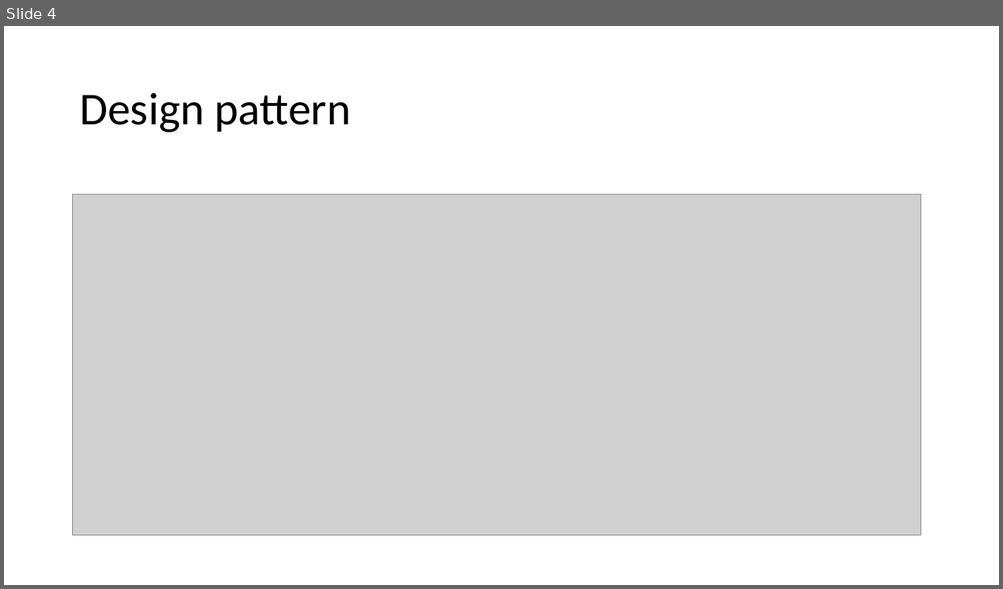
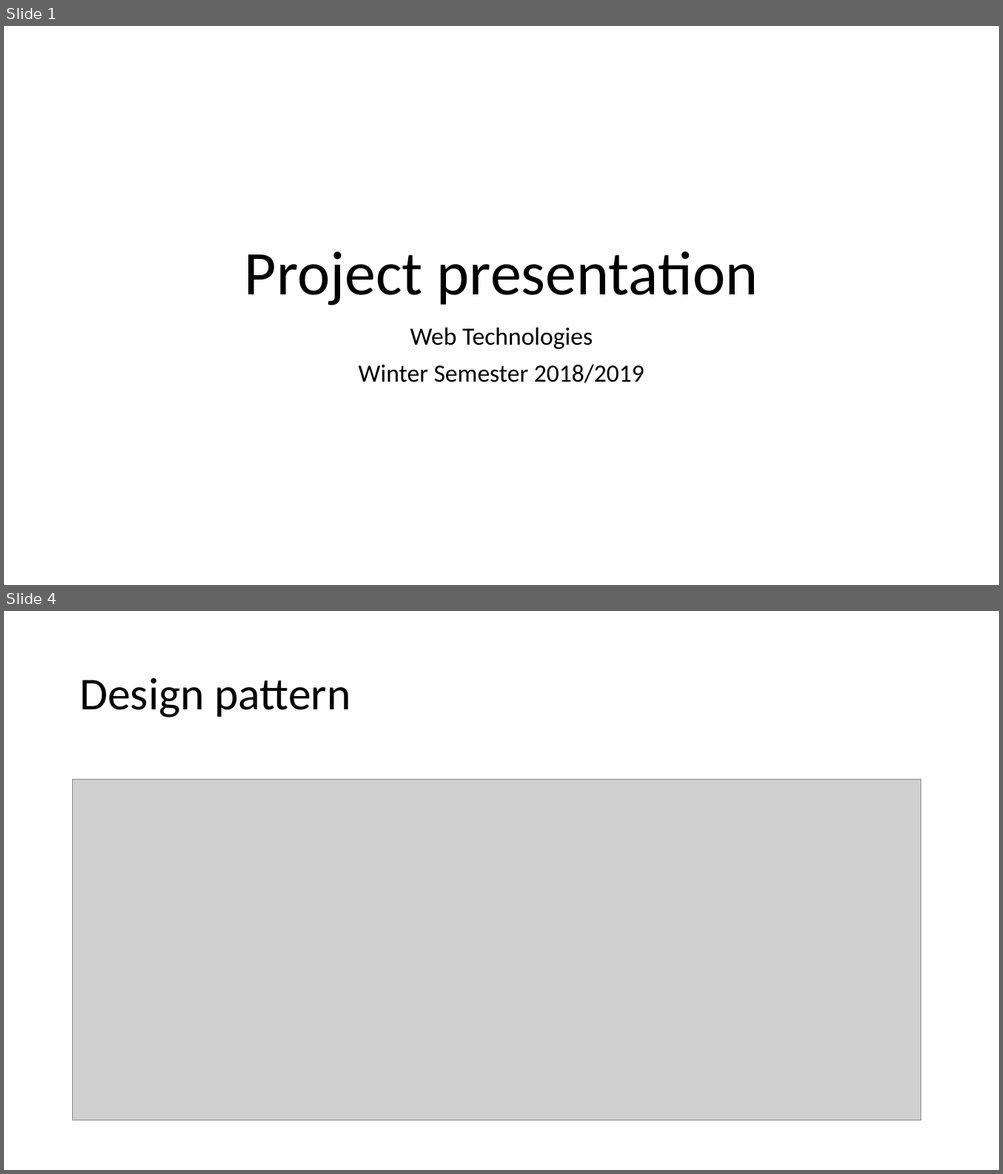
Before and after one commit to BenjHawk/drumBot, a slide deck: Projektpräsentation.pptx. Shown one above the other, each under a label of ours: slide 4 before the commit, slides 1 and 4 after it; the slides between them are not shown. The pictures are 1003x589 and 1003x1174 pixels, drawn with LibreOffice and Linux fonts; fonts in the diff are those of the drawing; grey boxes stand for pictures. Boxes give left, top, right and bottom in pixels: in the first picture for what was removed or moved away, otherwise in the second. Text is boxed around its words. In the diff, an @@ line names an element or a change of style, - is before the commit and + after.

```diff
--- a/Projektpräsentation.pptx
+++ b/Projektpräsentation.pptx
@@ slide 1 added at [4, 26, 999, 585], background #FFFFFF @@
@@ title added at [244, 252, 758, 306], 60 pt, text #000000 @@
+Project presentation
@@ subtitle added at [358, 327, 644, 383], 24 pt, text #000000 @@
+Web Technologies
+Winter Semester 2018/2019
```
Also in this commit, not shown: 2 slides changed, 1 slide removed.
